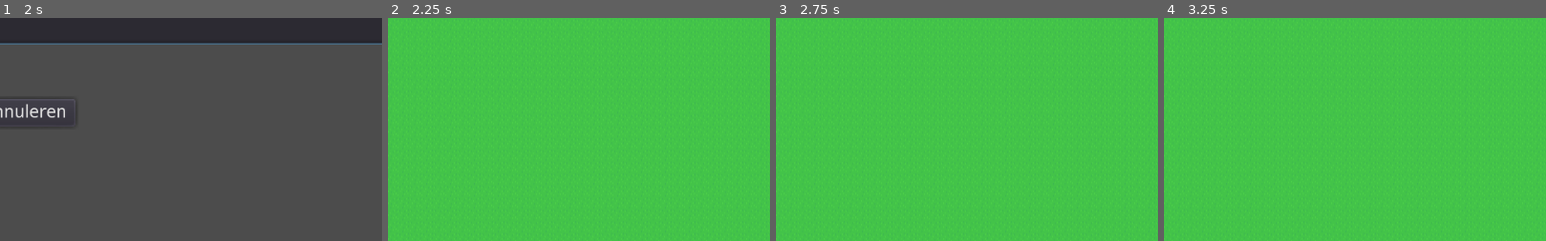
Above: before the commit, frames 1-4 (left to right).
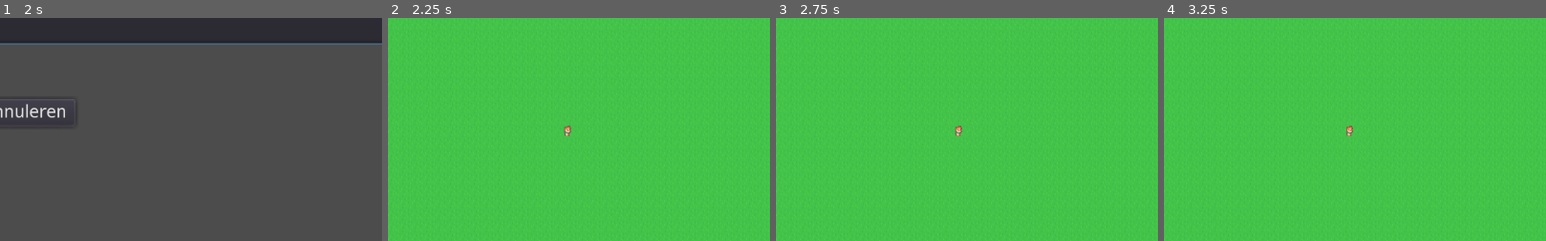
Above: after the commit, the same moments.

Repository: 2zqa/traingame
Game: Godot game, scene res://Scenes/MainMenu/TitleScreen.tscn
The game is run twice, just before and just after one commit, with the same random seed, the same clock (stepped at 60 frames per second) and the same inputs.
Inputs (mouse positions are % of the whole screen's width and height, from its top left):
- Up to frame 1 (2 s): click "Start nieuw spel" at 0.5 s; click (50, 25) at 1.27 s; type "Alex" at 1.35 s
- Up to frame 2 (2.25 s): click "Maken" at 2 s
- Up to frame 3 (2.75 s): no input
- Up to frame 4 (3.25 s): click (4, 18) at 2.75 s
The pictures show only the part of the screen within x 27-77%, y 24-74%; the shares and areas given below are measured in that part.

Frame 1 is identical in both runs. In frame 2, less than 0.1% of the frame differs, in the area x 46-48%, y 48-53%; in frame 3, less than 0.1%; in frame 4, less than 0.1%.

Commit message:
Initial version of walking inhabitant

Diff:
--- a/TrainGame-Godot/Scenes/GameScreen.gd
+++ b/TrainGame-Godot/Scenes/GameScreen.gd
@@ -17,6 +17,7 @@
 
     WorldPopulator.populate(WORLD_RECTANGLE, $World/ObjectsTileMap, $World/GroundTileMap)
     var _unused = FileIO.load_world(Global.world_save_location, $World/ObjectsTileMap, $World/GroundTileMap)
+    Global.paths = PathsInWorld.new(WORLD_RECTANGLE, $World/ObjectsTileMap, $World/GroundTileMap)
 
 # Places the current tile at the given canvas position
 func place(canvas_position: Vector2, overwrite_objects: bool = false) -> void:
@@ -104,9 +105,15 @@
 func _on_SideMenu_save_and_quit_requested() -> void:
     if FileIO.write(Global.world_save_location, WORLD_RECTANGLE, $World/ObjectsTileMap, $World/GroundTileMap) == OK:
         if FileIO.write_name(Global.world_save_location, Global.world_name) == OK:
-            if get_tree().change_scene(_MENU_SCREEN) != OK:
-                push_error("Failed to change scene")
+            self._exit()
         else:
             push_error("Aborting world exit due to world name save failure.")
     else:
         push_error("Aborting world exit due to world data save failure.")
+
+
+# Exits to the main menu without saving
+func _exit():
+    Global.paths = null
+    if get_tree().change_scene(_MENU_SCREEN) != OK:
+        push_error("Failed to change scene")
--- a/TrainGame-Godot/Scenes/GameScreen.tscn
+++ b/TrainGame-Godot/Scenes/GameScreen.tscn
@@ -1,10 +1,11 @@
-[gd_scene load_steps=6 format=2]
+[gd_scene load_steps=7 format=2]
 
 [ext_resource path="res://Scenes/GameScreen.gd" type="Script" id=1]
 [ext_resource path="res://Scenes/WorldCamera.tscn" type="PackedScene" id=2]
 [ext_resource path="res://Scenes/GroundTileMap.tscn" type="PackedScene" id=3]
 [ext_resource path="res://Scenes/ObjectsTileMap.tscn" type="PackedScene" id=4]
 [ext_resource path="res://Scenes/SideMenu/SideMenu.tscn" type="PackedScene" id=5]
+[ext_resource path="res://Scenes/Inhabitant.tscn" type="PackedScene" id=6]
 
 [node name="GameScreen" type="Node2D"]
 script = ExtResource( 1 )
@@ -20,6 +21,8 @@
 [node name="ObjectsTileMap" parent="World" instance=ExtResource( 4 )]
 tile_data = PoolIntArray(  )
 
+[node name="Inhabitant" parent="World" instance=ExtResource( 6 )]
+
 [node name="CanvasLayer" type="CanvasLayer" parent="."]
 
 [node name="SideMenu" parent="CanvasLayer" instance=ExtResource( 5 )]
--- a/TrainGame-Godot/Scenes/Inhabitant.gd
+++ b/TrainGame-Godot/Scenes/Inhabitant.gd
@@ -1,7 +1,35 @@
 extends AnimatedSprite
 
+var _direction: int = Direction.EAST
+var _speed: float = 8
+
 func _process(delta: float) -> void:
+    if Global.paths == null:
+        return  # Not in a world
+
     if Global.paths.is_aligned(self.position):
-        # Check if we can continue
-        # If not, change direction
-        pass
+        var tile_position = Global.paths.to_tile_pos(self.position)
+        var new_tile_position = tile_position + Direction.to_vector(self._direction)
+        if not Global.paths.can_walk_on(new_tile_position):
+            # Need to pick new direction
+            for direction in Direction.left_right_opposite(self._direction):
+                new_tile_position = tile_position + Direction.to_vector(direction)
+                if Global.paths.can_walk_on(new_tile_position):
+                    self._direction = direction
+                    break
+
+    # Move
+    var direction_vector = Direction.to_vector(self._direction)
+    self.position += direction_vector * self._speed * delta
+    self._update_animation()
+
+
+func _update_animation() -> void:
+    if self._direction == Direction.NORTH:
+        self.animation = "up"
+    elif self._direction == Direction.EAST:
+        self.animation = "right"
+    elif self._direction == Direction.SOUTH:
+        self.animation = "down"
+    else:
+        self.animation = "left"
--- a/TrainGame-Godot/Scenes/Inhabitant.tscn
+++ b/TrainGame-Godot/Scenes/Inhabitant.tscn
@@ -6,39 +6,39 @@
 [ext_resource path="res://Images/inhabitant_1_up.png" type="Texture" id=4]
 [ext_resource path="res://Scenes/Inhabitant.gd" type="Script" id=5]
 
-[sub_resource type="AtlasTexture" id=1]
+[sub_resource type="AtlasTexture" id=13]
+atlas = ExtResource( 2 )
+region = Rect2( 0, 0, 11, 16 )
+
+[sub_resource type="AtlasTexture" id=14]
+atlas = ExtResource( 2 )
+region = Rect2( 0, 16, 11, 16 )
+
+[sub_resource type="AtlasTexture" id=15]
+atlas = ExtResource( 2 )
+region = Rect2( 0, 32, 11, 16 )
+
+[sub_resource type="AtlasTexture" id=16]
 atlas = ExtResource( 3 )
 region = Rect2( 0, 0, 11, 16 )
 
-[sub_resource type="AtlasTexture" id=2]
+[sub_resource type="AtlasTexture" id=17]
 atlas = ExtResource( 3 )
 region = Rect2( 0, 16, 11, 16 )
 
-[sub_resource type="AtlasTexture" id=3]
+[sub_resource type="AtlasTexture" id=18]
 atlas = ExtResource( 3 )
 region = Rect2( 0, 32, 11, 16 )
 
-[sub_resource type="AtlasTexture" id=4]
-atlas = ExtResource( 2 )
-region = Rect2( 0, 0, 11, 16 )
-
-[sub_resource type="AtlasTexture" id=5]
-atlas = ExtResource( 2 )
-region = Rect2( 0, 16, 11, 16 )
-
-[sub_resource type="AtlasTexture" id=6]
-atlas = ExtResource( 2 )
-region = Rect2( 0, 32, 11, 16 )
-
-[sub_resource type="AtlasTexture" id=7]
+[sub_resource type="AtlasTexture" id=19]
 atlas = ExtResource( 4 )
 region = Rect2( 0, 0, 12, 16 )
 
-[sub_resource type="AtlasTexture" id=8]
+[sub_resource type="AtlasTexture" id=20]
 atlas = ExtResource( 4 )
 region = Rect2( 0, 16, 12, 16 )
 
-[sub_resource type="AtlasTexture" id=9]
+[sub_resource type="AtlasTexture" id=21]
 atlas = ExtResource( 4 )
 region = Rect2( 0, 32, 12, 16 )
 
@@ -54,19 +54,19 @@
 atlas = ExtResource( 1 )
 region = Rect2( 0, 32, 12, 16 )
 
-[sub_resource type="SpriteFrames" id=13]
+[sub_resource type="SpriteFrames" id=22]
 animations = [ {
-"frames": [ SubResource( 1 ), SubResource( 2 ), SubResource( 1 ), SubResource( 3 ) ],
+"frames": [ SubResource( 13 ), SubResource( 14 ), SubResource( 13 ), SubResource( 15 ) ],
+"loop": true,
+"name": "left",
+"speed": 4.0
+}, {
+"frames": [ SubResource( 16 ), SubResource( 17 ), SubResource( 16 ), SubResource( 18 ) ],
 "loop": true,
 "name": "right",
 "speed": 4.0
 }, {
-"frames": [ SubResource( 4 ), SubResource( 5 ), SubResource( 4 ), SubResource( 6 ) ],
-"loop": true,
-"name": "left",
-"speed": 4.0
-}, {
-"frames": [ SubResource( 7 ), SubResource( 8 ), SubResource( 7 ), SubResource( 9 ) ],
+"frames": [ SubResource( 19 ), SubResource( 20 ), SubResource( 19 ), SubResource( 21 ) ],
 "loop": true,
 "name": "up",
 "speed": 4.0
@@ -78,7 +78,10 @@
 } ]
 
 [node name="Inhabitant" type="AnimatedSprite"]
-frames = SubResource( 13 )
+frames = SubResource( 22 )
 animation = "right"
-frame = 3
+frame = 2
+playing = true
+centered = false
+offset = Vector2( 0, -16 )
 script = ExtResource( 5 )
--- a/TrainGame-Godot/Scripts/Direction.gd
+++ b/TrainGame-Godot/Scripts/Direction.gd
@@ -1,19 +1,61 @@
 class_name Direction
 
-const RIGHT = 0
-const DOWN = 1
-const LEFT = 2
-const UP = 3
+const EAST = 0
+const SOUTH = 1
+const WEST = 2
+const NORTH = 3
 
+# The four cardinal directions
+const NORTH_EAST_SOUTH_WEST = PoolIntArray([NORTH, EAST, SOUTH, WEST])
+
+
+# Gets the direction left to the given direction. So SOUTH becomes EAST.
+static func left(direction: int) -> int:
+    if direction == 0:
+        return 3
+    return direction - 1
+
+
+# Gets the direction right to the given direction. So SOUTH becomes WEST.
+static func right(direction: int) -> int:
+    if direction == 3:
+        return 0
+    return direction + 1
+
+
+# Gets the direction opposite to the given direction. So SOUTH becomes NORTH.
+static func opposite(direction: int) -> int:
+    if direction == EAST:
+        return WEST
+    if direction == WEST:
+        return EAST
+    if direction == NORTH:
+        return SOUTH
+    if direction == SOUTH:
+        return NORTH
+    push_error("Invalid direction in opposite(...): " + str(direction))
+    return -1
+
+
+# Gets the directions left, right and opposite to the given direction, in that
+# order.
+static func left_right_opposite(direction: int) -> PoolIntArray:
+    return PoolIntArray([left(direction),
+                         right(direction),
+                         opposite(direction)])
+
+
+# Gets a vector of length one pointing in the given direction. Returns (-1, -1)
+# if an invalid direction has been given.
 static func to_vector(direction: int) -> Vector2:
-    if direction == RIGHT:
+    if direction == EAST:
         return Vector2(1, 0)
-    elif direction == DOWN:
+    elif direction == SOUTH:
         return Vector2(0, 1)
-    elif direction == LEFT:
+    elif direction == WEST:
         return Vector2(-1, 0)
-    elif direction == UP:
+    elif direction == NORTH:
         return Vector2(0, -1)
     else:
-        push_error("Invalid direction: " + str(direction))
+        push_error("Invalid direction in to_vector(...): " + str(direction))
         return Vector2(-1, -1)
--- a/TrainGame-Godot/Scripts/GroundTile.gd
+++ b/TrainGame-Godot/Scripts/GroundTile.gd
@@ -19,3 +19,8 @@
 # Gets the name under which this tile is registered.
 func to_string() -> String:
     return self.name_id
+
+
+# Checks if the other ground tile is equal to this tile.
+func equals(other: GroundTile) -> bool:
+    return self.texture_id == other.texture_id
--- a/TrainGame-Godot/Scripts/PathsInWorld.gd
+++ b/TrainGame-Godot/Scripts/PathsInWorld.gd
@@ -5,16 +5,29 @@
 var _ground: GroundTileMap
 var _world_tile_area: Rect2
 
-func _init(objects: ObjectsTileMap, ground: GroundTileMap, world_tile_area: Rect2):
+func _init(world_tile_area: Rect2, objects: ObjectsTileMap, ground: GroundTileMap):
     self._objects = objects
     self._ground = ground
     self._world_tile_area = world_tile_area
 
-func can_walk(tile_pos: Vector2) -> bool:
+# Gets whether the player can walk on the given tile position.
+func can_walk_on(tile_pos: Vector2) -> bool:
     var ground_tile = self._ground.get_tile(tile_pos)
     var object_tile = self._objects.get_tile(tile_pos)
-    if object_tile.unrotated == Global.Registry.ROAD_CROSSING:
+
+    if ground_tile.equals(Global.Registry.PATH_CONCRETE_GRAY) \
+        or ground_tile.equals(Global.Registry.PATH_CONCRETE_YELLOW):
+        # Walking on a plain path, check if no object is blocking it
+
+        if object_tile.equals_ignore_rotation(Global.Registry.OBJECT_EMPTY):
+            return true
+        if object_tile.equals_ignore_rotation(Global.Registry.RAIL_WITHOUT_SLEEPERS):
+            return true
+
+    # Some objects can always be walked on, irregardless of the ground tile
+    if object_tile.equals_ignore_rotation(Global.Registry.ROAD_CROSSING):
         return true
+
     return false
 
 # Gets the tile coordinate from the given world coordinate.
--- a/TrainGame-Godot/Scripts/Registry.gd
+++ b/TrainGame-Godot/Scripts/Registry.gd
@@ -71,7 +71,7 @@
 #warning-ignore:unused_class_variable
 var RAIL_CROSSING_ROAD := _register_object_tile(ObjectTile.new("rail_crossing_road", [36, 35, 36, 35], "XOX"))
 #warning-ignore:unused_class_variable
-var RAIL_CROSSING_PATH_CONCRETE := _register_object_tile(ObjectTile.new("rail_crossing_path_concrete", [51, 52, 51, 52]))
+var RAIL_WITHOUT_SLEEPERS := _register_object_tile(ObjectTile.new("rail_without_sleepers", [51, 52, 51, 52]))
 #warning-ignore:unused_class_variable
 var ROAD_CROSSING := _register_object_tile(ObjectTile.new("road_crossing", [54, 53, 54, 53], "XOX"))
 
